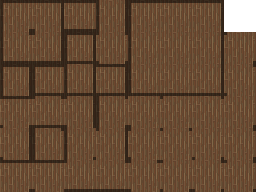
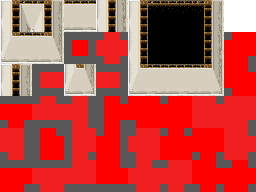
Revision of a layered 256×192 image; what changed, layer by layer:
hid "shadow" over [0, 0, 256, 192]
hid "Pasted Layer #1" over [0, 0, 256, 192]
added layer "Pasted Layer #2" above "Pasted Layer" over [0, 0, 224, 96]
painted on "Pasted Layer" over [64, 0, 96, 25]
